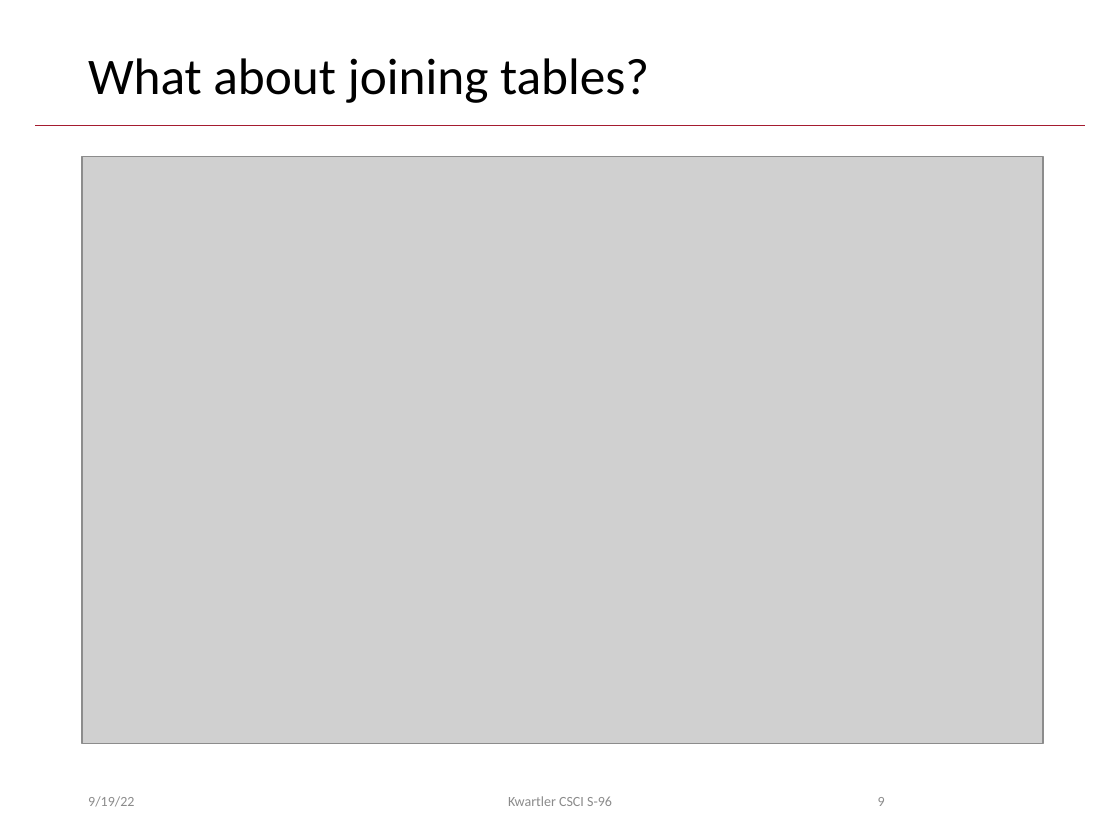
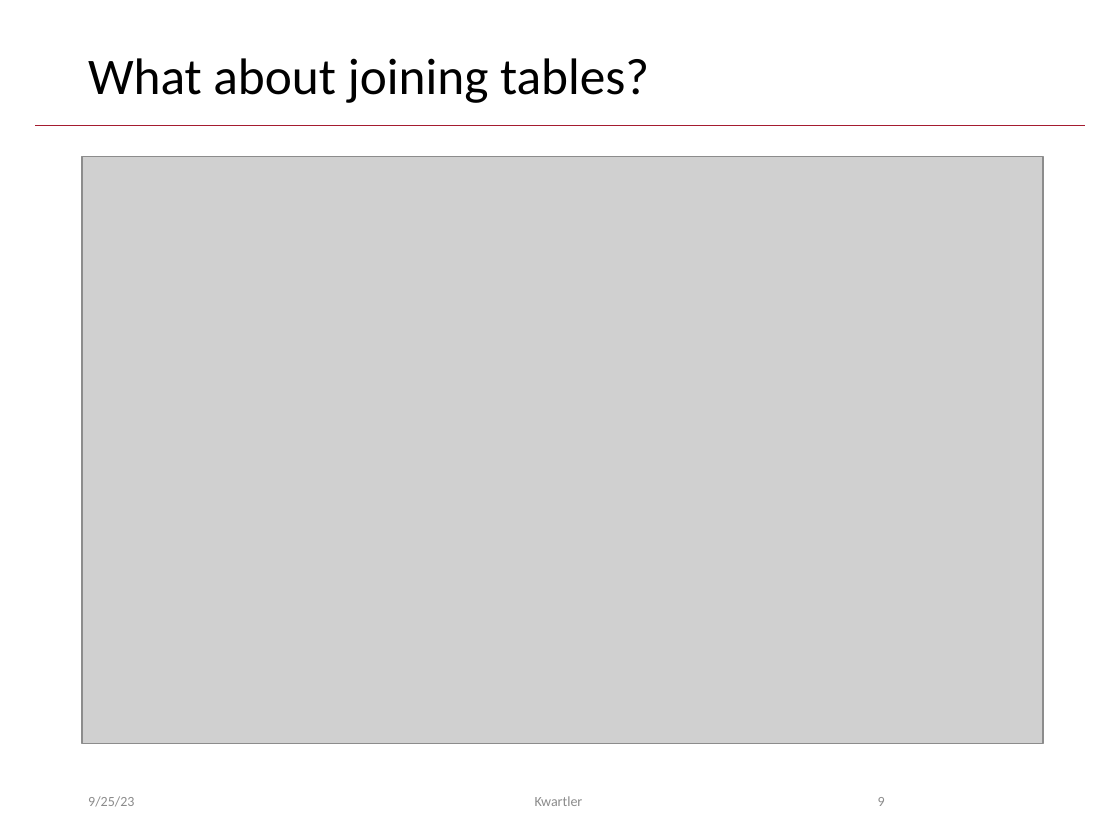
Before and after one commit to kwartler/Harvard_DataMining_Business_Student, a slide deck: slide 9 of Lessons/C_R_practice_Viz_MoreEDA/AA_R_Classes_Joins.pptx. Drawn at 1120x840 pixels with LibreOffice and Linux fonts; fonts in the diff are those of the drawing; grey boxes stand for pictures; background and template pictures are left out. Boxes give left, top, right and bottom in pixels: in the first picture for what was removed or moved away, otherwise in the second. Text is boxed around its words. In the diff, an @@ line names an element or a change of style, - is before the commit and + after.

```diff
--- a/Lessons/C_R_practice_Viz_MoreEDA/AA_R_Classes_Joins.pptx
+++ b/Lessons/C_R_practice_Viz_MoreEDA/AA_R_Classes_Joins.pptx
@@ text at <box>88,796,134,807</box>: text changed @@
-9/19/22
+9/25/23
@@ text at <box>535,796,583,806</box>: text changed @@
-Kwartler CSCI S-96
+Kwartler
```
Also in this commit, not shown: 14 other slides changed, 6 other files.
